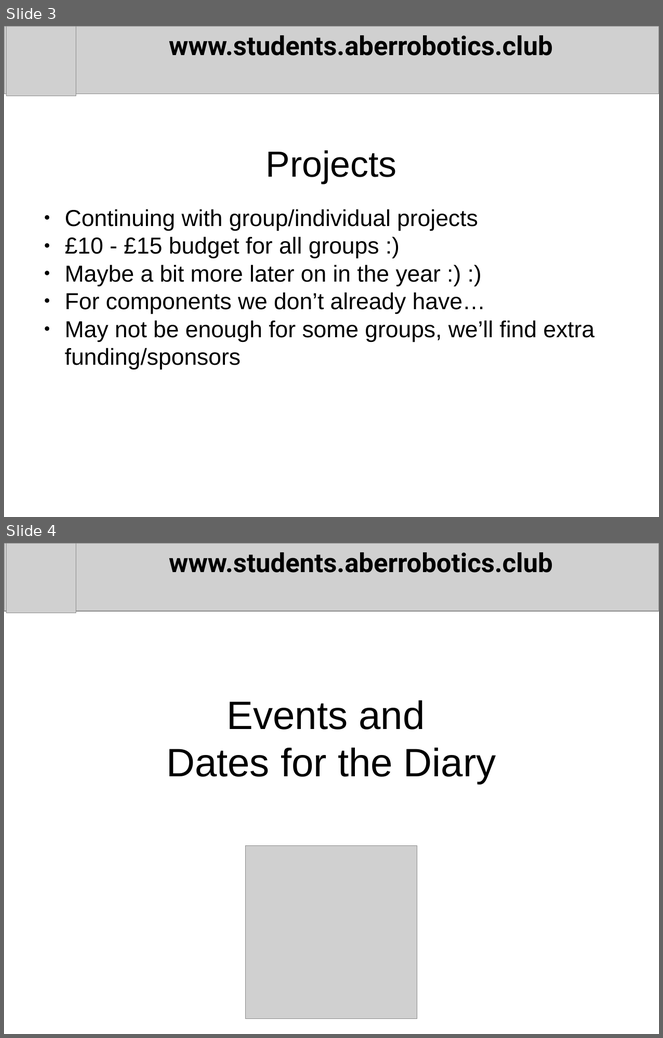
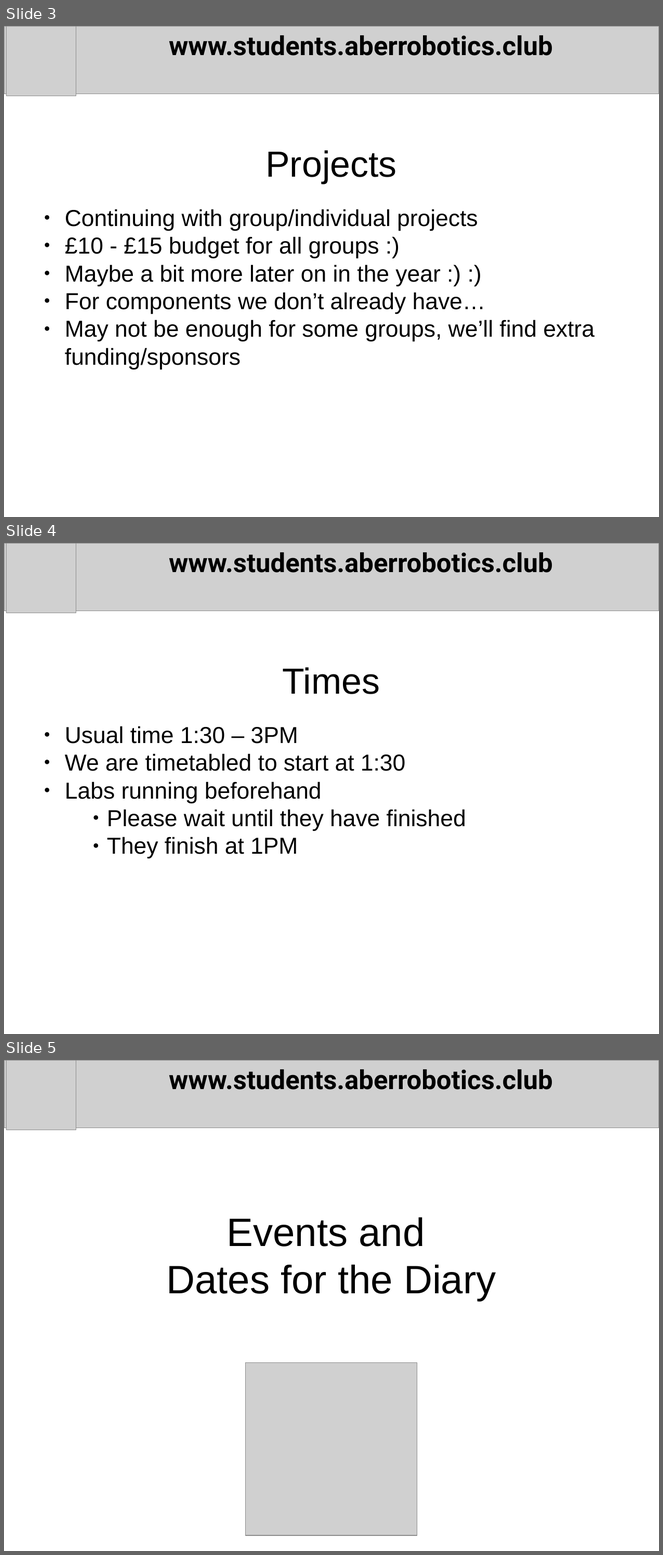
Before and after one commit to arcub/arcub.github.io, a slide deck: news/2018-02-07.pptx. Shown one above the other, each under a label of ours: slides 3 and 4 before the commit, slides 3, 4 and 5 after it. The pictures are 663x1038 and 663x1555 pixels, drawn with LibreOffice and Linux fonts; fonts in the diff are those of the drawing; grey boxes stand for pictures. Boxes give left, top, right and bottom in pixels: in the first picture for what was removed or moved away, otherwise in the second. Text is boxed around its words. In the diff, an @@ line names an element or a change of style, - is before the commit and + after.

Commit message:
updated news for start of term

```diff
--- a/news/2018-02-07.pptx
+++ b/news/2018-02-07.pptx
@@ slide 4 added at (x1=4, y1=543, x2=659, y2=1034), background #FFFFFF @@
@@ picture added at (x1=4, y1=543, x2=659, y2=611) @@
@@ picture added at (x1=7, y1=543, x2=76, y2=613) @@
@@ text added at (x1=169, y1=552, x2=553, y2=573), 32 pt, text #000000, bold @@
+www.students.aberrobotics.club
@@ text added at (x1=283, y1=667, x2=380, y2=694), 44 pt, text #000000 @@
+Times
@@ text added at (x1=65, y1=726, x2=466, y2=859), 28 pt, text #000000 @@
+● Usual time 1:30 – 3PM
+● We are timetabled to start at 1:30
+● Labs running beforehand
+        ● Please wait until they have finished
+        ● They finish at 1PM
@@ what was slide 4 is now slide 5 @@
```
Also in this commit, not shown: 2 slides changed.
